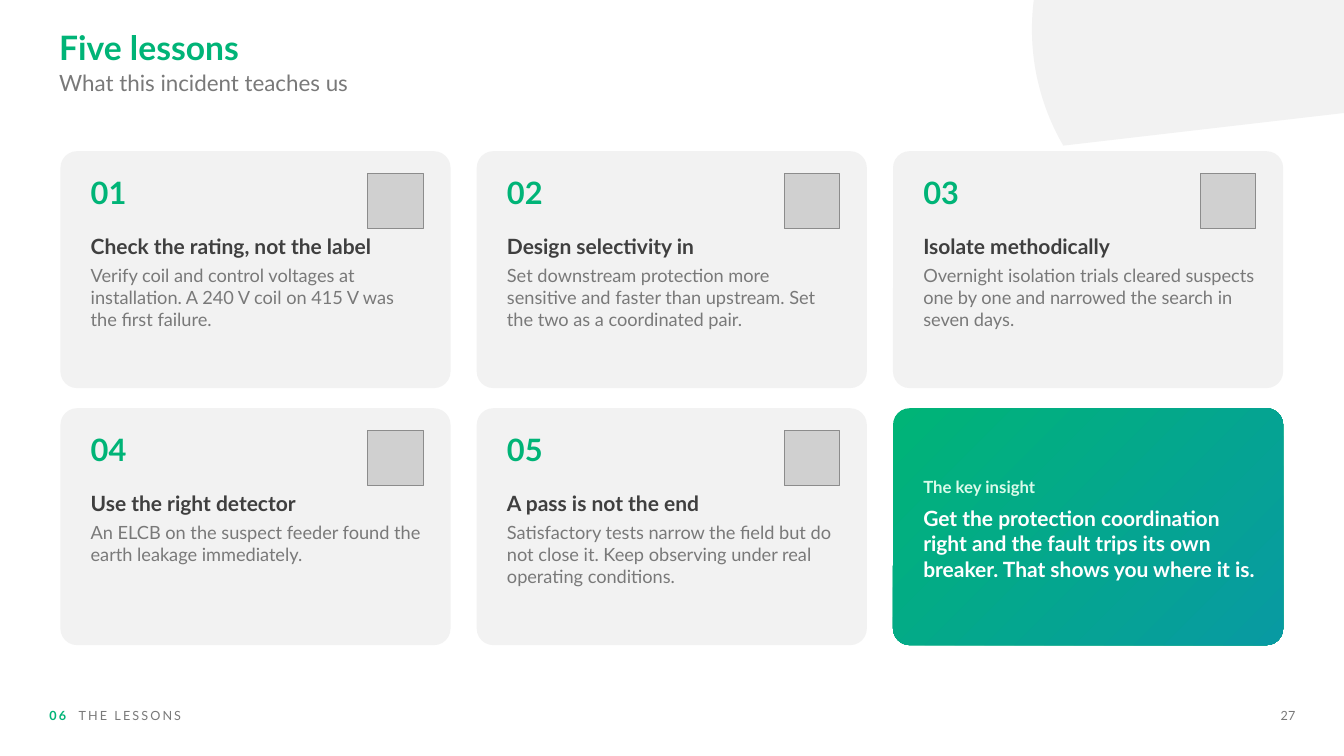
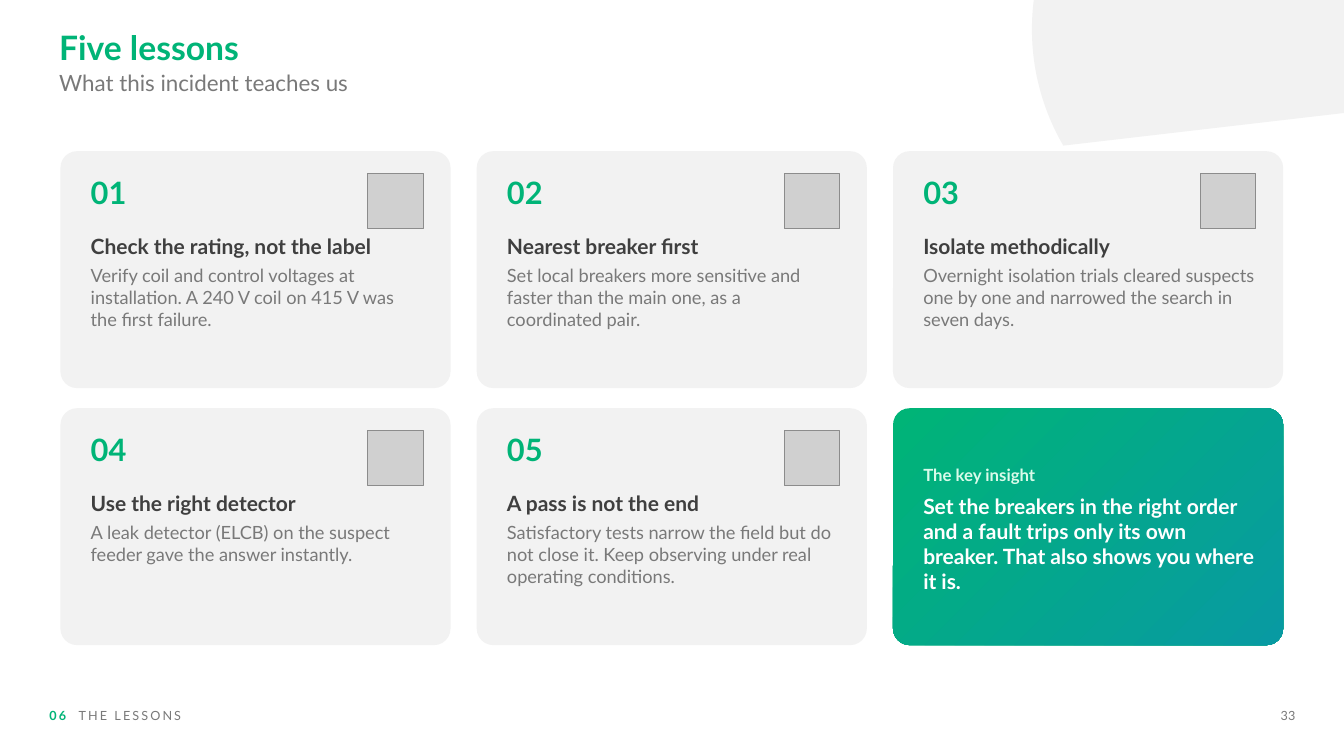
Before and after one commit to nasr9787alfarsi-alt/Nasr, a slide deck: slide 33 of presentations/ZAZ-8_Main_PDB_MCCB_Tripping_Investigation.pptx (slide 27 before the commit). Drawn at 1344x756 pixels with LibreOffice and Linux fonts; fonts in the diff are those of the drawing; grey boxes stand for pictures; background and template pictures are left out. Boxes give left, top, right and bottom in pixels: in the first picture for what was removed or moved away, otherwise in the second. Text is boxed around its words. In the diff, an @@ line names an element or a change of style, - is before the commit and + after.

```diff
--- a/presentations/ZAZ-8_Main_PDB_MCCB_Tripping_Investigation.pptx
+++ b/presentations/ZAZ-8_Main_PDB_MCCB_Tripping_Investigation.pptx
@@ text at (x1=507, y1=238, x2=800, y2=329): text changed @@
-Design selectivity in
-Set downstream protection more sensitive and faster than upstream. Set the two as a coordinated pair.
+Nearest breaker first
+Set local breakers more sensitive and faster than the main one, as a coordinated pair.
@@ text at (x1=923, y1=498, x2=1254, y2=589): text changed @@
-Get the protection coordination right and the fault trips its own breaker. That shows you where it is.
+Set the breakers in the right order and a fault trips only its own breaker. That also shows you where it is.
@@ text at (x1=91, y1=525, x2=390, y2=564): text changed @@
-An ELCB on the suspect feeder found the earth leakage immediately.
+A leak detector (ELCB) on the suspect feeder gave the answer instantly.
@@ text at (x1=1281, y1=711, x2=1296, y2=720): text changed @@
-27
+33
```
Also in this commit, not shown: 22 other slides changed, 6 slides added.
